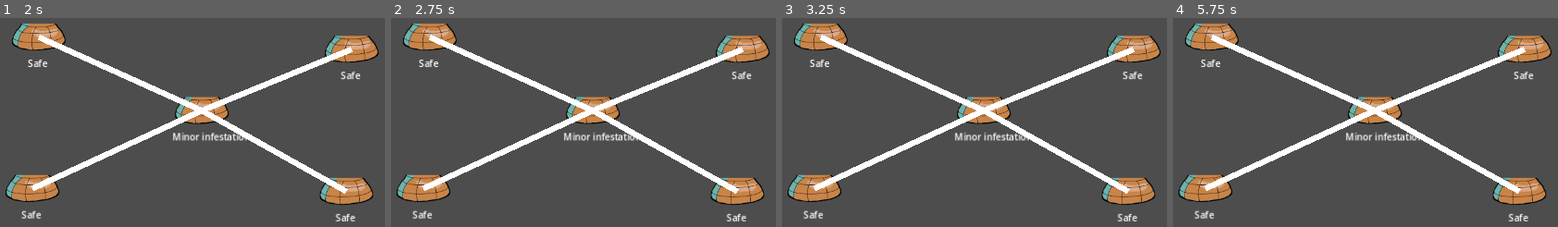
Above: before the commit, frames 1-4 (left to right).
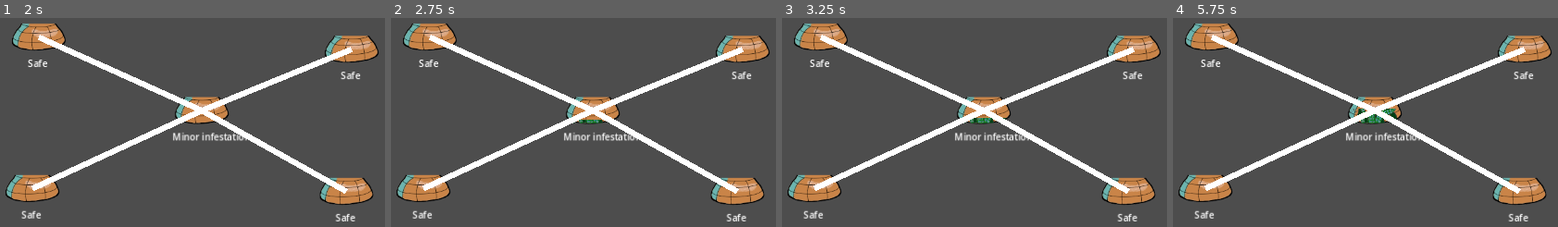
Above: after the commit, the same moments.

Repository: Aveli-games/contra-tentacula
Game: Godot game, scene res://testing/test_spread.tscn
The game is run twice, just before and just after one commit, with the same random seed, the same clock (stepped at 60 frames per second) and the same inputs. This scene is started directly instead of the project's main scene.
Inputs (mouse positions are in pixels of both pictures, inside the frame that each line leads up to):
- Up to frame 1 (2 s): tap Enter at 0.5 s; move the mouse to (254, 36) at 0.52 s; click (254, 36) at 0.67 s; tap Space at 1.25 s; move the mouse to (outside the picture) at 1.27 s; click (outside the picture) at 1.42 s
- Up to frame 2 (2.75 s): move the mouse to (outside the picture) at 2.02 s; click (outside the picture) at 2.17 s
- Up to frame 3 (3.25 s): tap Enter at 2.75 s; move the mouse to (835, 139) at 2.77 s; click (835, 139) at 2.92 s
- Up to frame 4 (5.75 s): tap Space at 3.5, 5 s; move the mouse to (1488, 118) at 3.52 s; click (1488, 118) at 3.67 s; tap Enter at 4.25 s; move the mouse to (outside the picture) at 4.27 s; click (outside the picture) at 4.42 s; move the mouse to (1303, 57) at 5.02 s; click (1303, 57) at 5.17 s

Frame 1 is identical in both runs. In frame 2, 0.1% of the frame differs, in the area x 47-57%, y 48-51%; in frame 3, 0.2%; in frame 4, 0.4%, in the area x 46-59%, y 43-51%.

Commit message:
If dome starts minor infestation, set rate to global base

Diff:
--- a/dome.gd
+++ b/dome.gd
@@ -36,6 +36,7 @@
 		if infestation_stage != InfestationStage.MINOR:
 			infestation_stage = InfestationStage.MINOR
 			$DomeStatus.text = "Minor infestation"
+			infestation_rate = Globals.base_infestation_rate
 	elif infestation_percentage <= .75:
 		if infestation_stage != InfestationStage.MODERATE:
 			infestation_stage = InfestationStage.MODERATE
